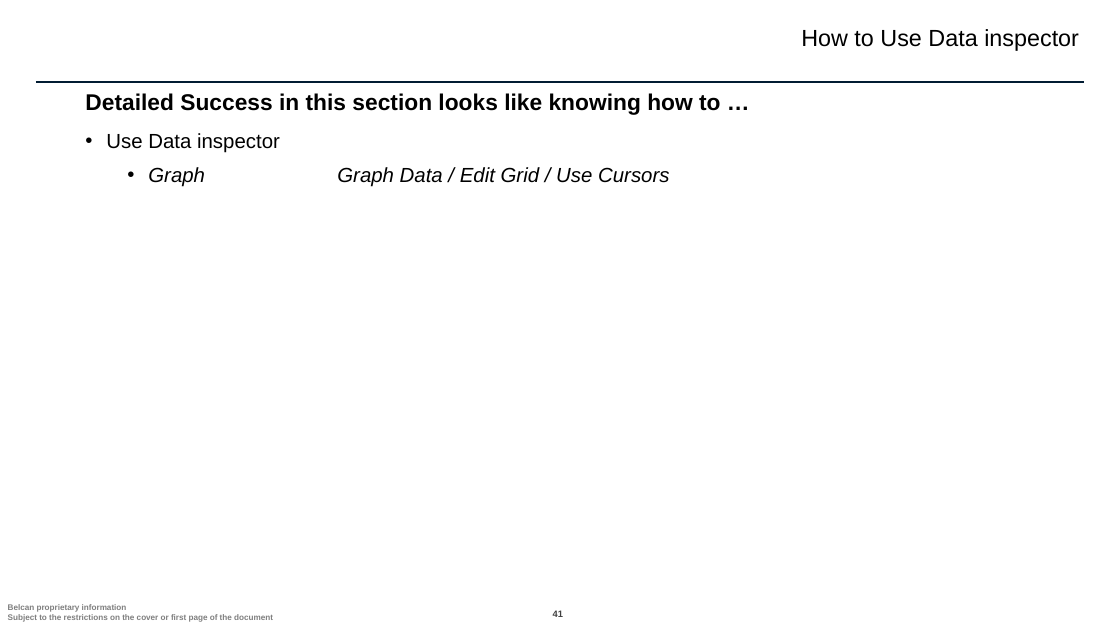
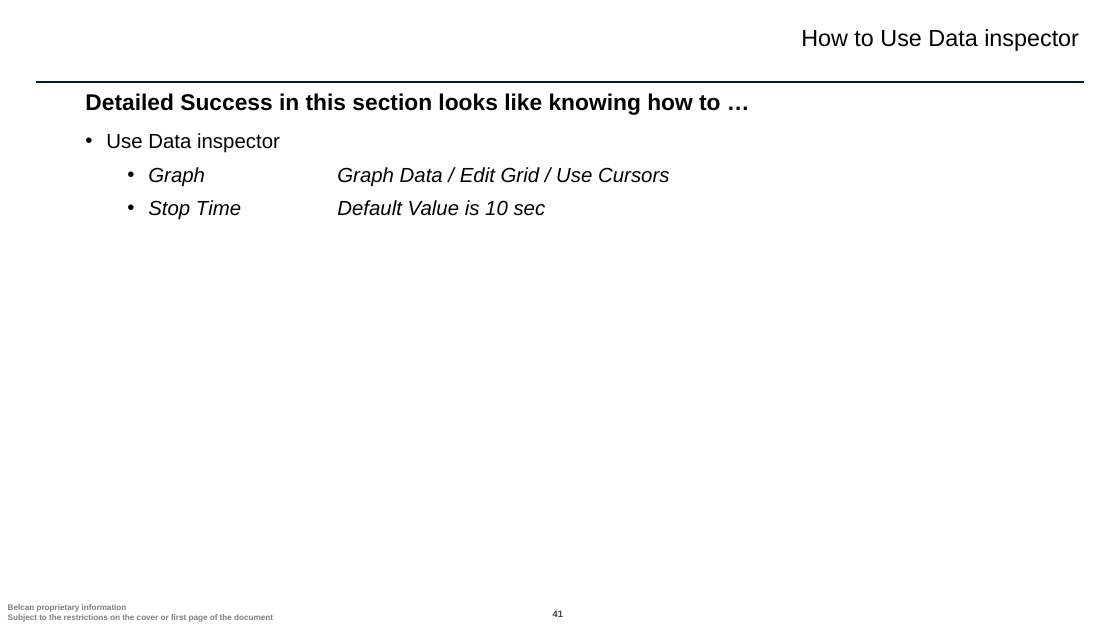
Before and after one commit to ntylerbelcan/aviation-controls-simulink-training-Belcan, a slide deck: slide 41 of ch01/Chapter 1 - Belcan.pptx. Drawn at 1120x630 pixels with LibreOffice and Linux fonts; fonts in the diff are those of the drawing; background and template pictures are left out. Boxes give left, top, right and bottom in pixels: in the first picture for what was removed or moved away, otherwise in the second. Text is boxed around its words. In the diff, an @@ line names an element or a change of style, - is before the commit and + after.

```diff
--- a/ch01/Chapter 1 - Belcan.pptx
+++ b/ch01/Chapter 1 - Belcan.pptx
@@ text at <box>148,200,546,220</box>: paragraph added @@
+  • Stop Time Default Value is 10 sec
```
Also in this commit, not shown: 1 other slide changed.
